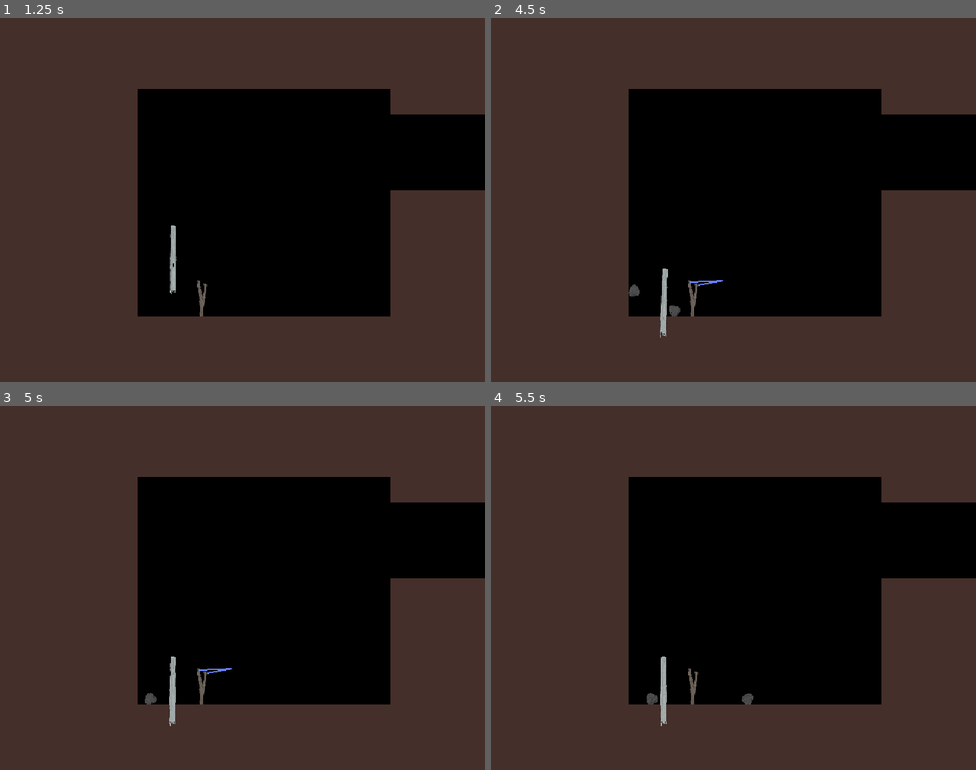
Above: before the commit, frames 1-4 (two rows, left to right).
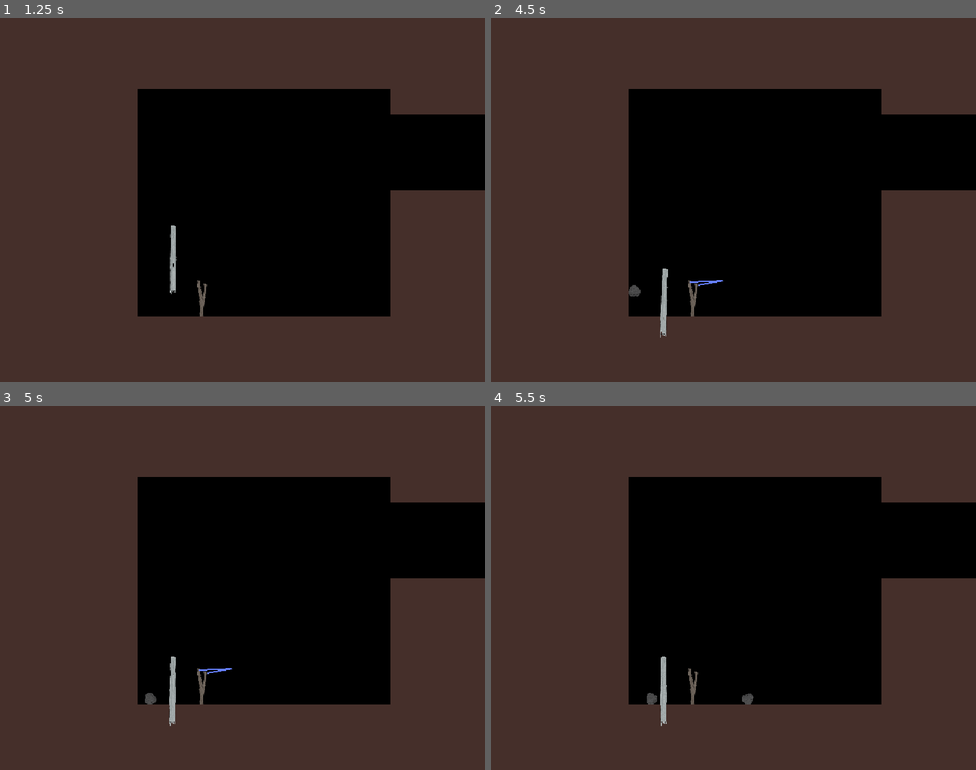
Above: after the commit, the same moments.

Repository: NotBirds/Not-Birds
Game: Godot game, scene res://scenes/main_menu.tscn
Same seed, same stepped clock (60 frames per second), same inputs: the game is played once before the commit and once after it. Sound files missing from this copy of the repository are replaced by a short silence.
Inputs (mouse positions are in pixels of both pictures, inside the frame that each line leads up to):
- Up to frame 1 (1.25 s): click "Start Game" at 0.5 s
- Up to frame 2 (4.5 s): move the mouse to (694, 287) at 1.27 s; press the mouse at (694, 287) at 1.28 s; tap Enter at 2 s; move the mouse to (636, 218) at 2.02 s; release the mouse at (636, 218) at 2.03 s; click (636, 218) at 2.1 s; move the mouse to (782, 119) at 2.77 s; press the mouse at (782, 119) at 2.78 s; move the mouse to (709, 272) at 3.52 s; release the mouse at (709, 272) at 3.53 s; click (709, 272) at 3.6 s; move the mouse to (879, 254) at 4.27 s; press the mouse at (879, 254) at 4.28 s
- Up to frame 3 (5 s): no input
- Up to frame 4 (5.5 s): move the mouse to (588, 533) at 5.02 s; release the mouse at (588, 533) at 5.03 s; click (588, 533) at 5.1 s

Frame 1 is identical in both runs. In frame 2, less than 0.1% of the frame differs, in the area x 28-40%, y 68-82%; in frame 3, less than 0.1%; in frame 4, less than 0.1%.

Commit message:
fix shot sound

Diff:
--- a/scenes/entities/levelObjects/scnSlingshot.tscn
+++ b/scenes/entities/levelObjects/scnSlingshot.tscn
@@ -54,7 +54,7 @@
 position = Vector2( -580, 271 )
 scale = Vector2( 0.2, 0.2 )
 frames = SubResource( 2 )
-frame = 1
+frame = 2
 playing = true
 
 [node name="aimSound" type="AudioStreamPlayer2D" parent="."]
--- a/scenes/entities/scnBird.tscn
+++ b/scenes/entities/scnBird.tscn
@@ -25,6 +25,7 @@
 position = Vector2( -1.4, 6.2 )
 scale = Vector2( 0.2, 0.2 )
 frames = SubResource( 2 )
+frame = 2
 playing = true
 
 [node name="csHitbox" type="CollisionShape2D" parent="."]
--- a/scenes/entities/scnSlingshot.tscn
+++ /dev/null
@@ -1,51 +0,0 @@
-[gd_scene load_steps=8 format=2]
-
-[ext_resource path="res://assets/sprites/sling.png" type="Texture" id=1]
-[ext_resource path="res://scripts/scptSlingshot.gd" type="Script" id=2]
-[ext_resource path="res://assets/sprites/idle/1.png" type="Texture" id=3]
-[ext_resource path="res://assets/sprites/idle/3.png" type="Texture" id=4]
-[ext_resource path="res://assets/sprites/idle/2.png" type="Texture" id=5]
-
-[sub_resource type="RectangleShape2D" id=1]
-extents = Vector2( 254.439, 251 )
-
-[sub_resource type="SpriteFrames" id=2]
-animations = [ {
-"frames": [ ExtResource( 3 ), ExtResource( 5 ), ExtResource( 4 ) ],
-"loop": true,
-"name": "default",
-"speed": 5.0
-} ]
-
-[node name="nSlingshot" type="Node2D"]
-script = ExtResource( 2 )
-
-[node name="sTexture" type="Sprite" parent="."]
-texture = ExtResource( 1 )
-
-[node name="lDown_sling" type="Line2D" parent="sTexture"]
-show_behind_parent = true
-light_mask = 2
-points = PoolVector2Array( -399, -221, 71, -199 )
-width = 15.0
-
-[node name="lTop_sling" type="Line2D" parent="."]
-points = PoolVector2Array( -399, -221, -50, -270 )
-width = 15.0
-
-[node name="pCenter" type="Position2D" parent="."]
-position = Vector2( 0, -250 )
-
-[node name="aSlingshot_Hitbox" type="Area2D" parent="."]
-position = Vector2( 534, 117 )
-
-[node name="csHitbox" type="CollisionShape2D" parent="aSlingshot_Hitbox"]
-position = Vector2( -549.561, -277 )
-shape = SubResource( 1 )
-
-[node name="asNot_bird" type="AnimatedSprite" parent="."]
-position = Vector2( -580, 271 )
-frames = SubResource( 2 )
-playing = true
-
-[connection signal="input_event" from="aSlingshot_Hitbox" to="." method="_on_aSlingshot_Hitbox_input_event"]
